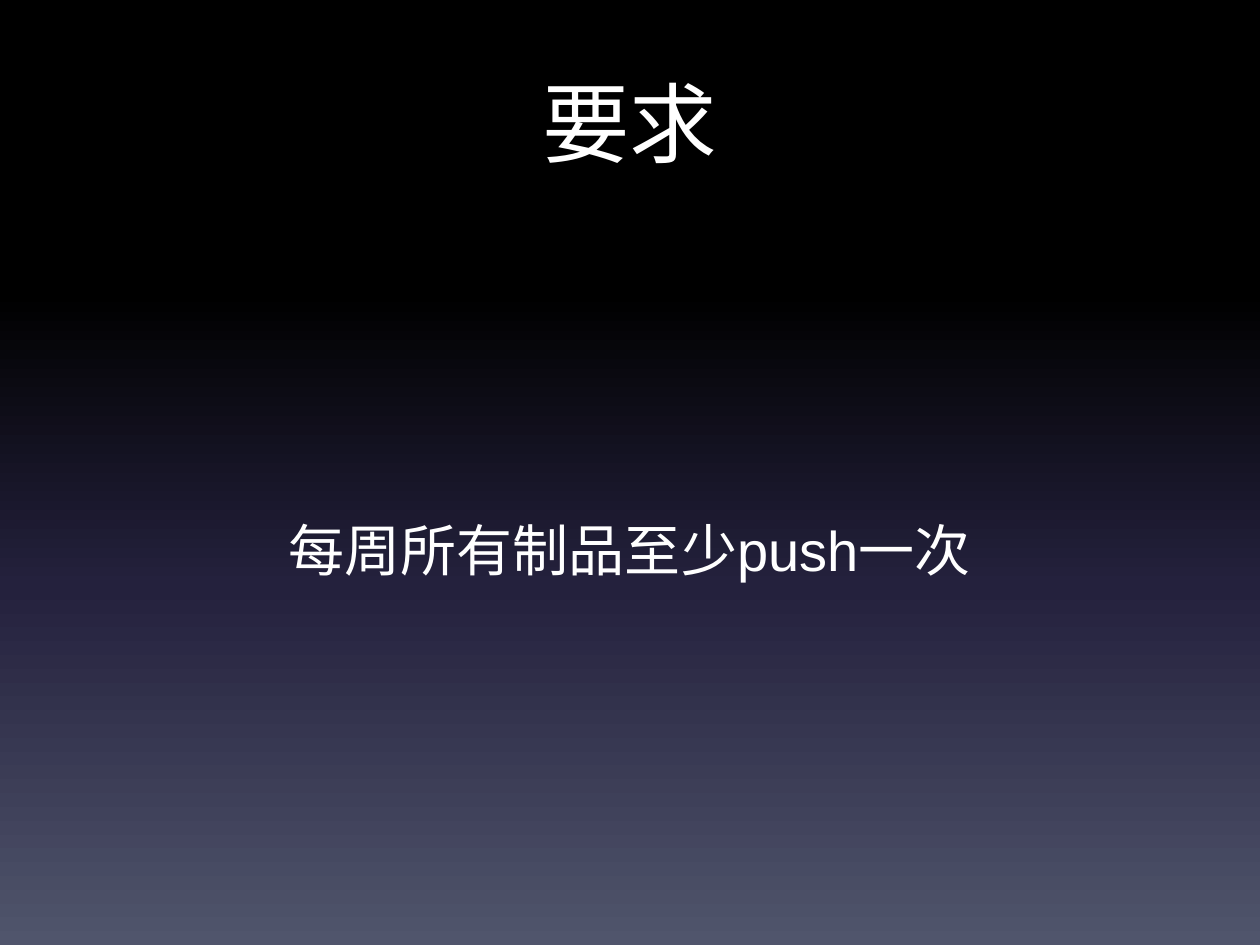
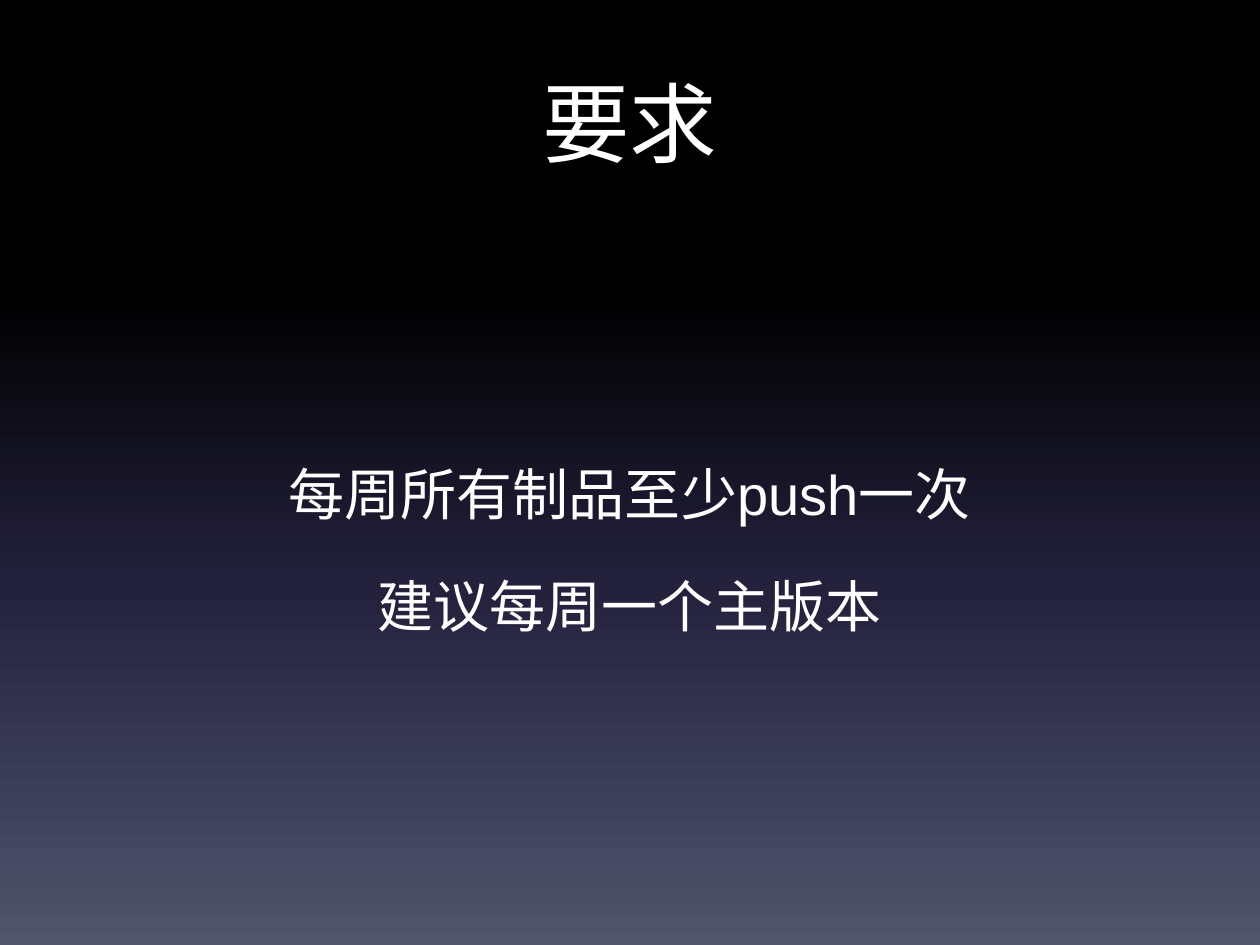
Before and after one commit to bhsei/ppt, a slide deck: slide 12 of 工具介绍和制品管理.pptx. Drawn at 1260x945 pixels with LibreOffice and Linux fonts; fonts in the diff are those of the drawing. Boxes give left, top, right and bottom in pixels: in the first picture for what was removed or moved away, otherwise in the second. Text is boxed around its words. In the diff, an @@ line names an element or a change of style, - is before the commit and + after.

```diff
--- a/工具介绍和制品管理.pptx
+++ b/工具介绍和制品管理.pptx
@@ text at (378, 579, 882, 632): paragraph added @@
+建议每周一个主版本
```
Also in this commit, not shown: 2 other slides changed, 1 slide removed.
